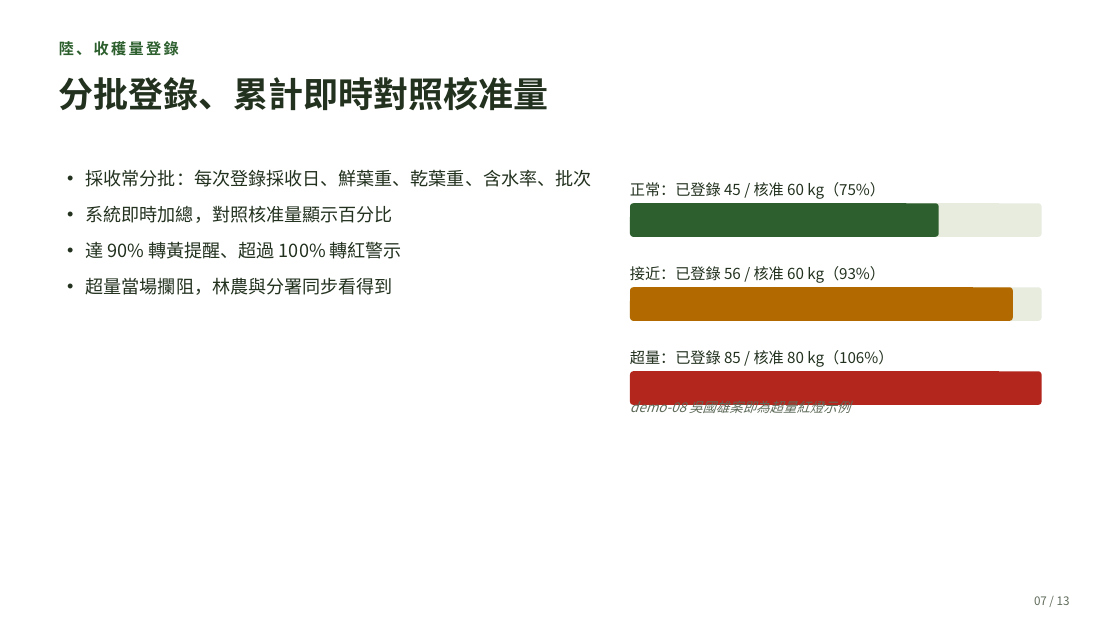
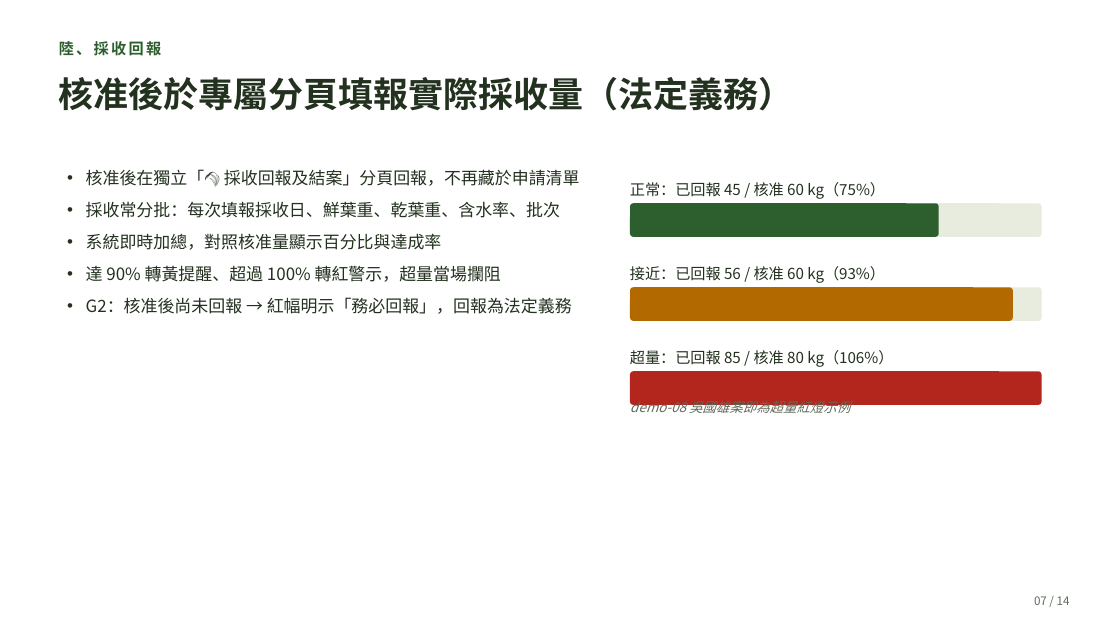
Before and after one commit to cct7366488-collab/2026-forestry-rs, a slide deck: slide 7 of reports/2026-05-mid-demo/05-土肉桂採收許可-520說明會簡報.pptx. Drawn at 1120x630 pixels with LibreOffice and Linux fonts; fonts in the diff are those of the drawing. Boxes give left, top, right and bottom in pixels: in the first picture for what was removed or moved away, otherwise in the second. Text is boxed around its words. In the diff, an @@ line names an element or a change of style, - is before the commit and + after.

Commit message:
ForestMRV 5/20 說明會簡報＋demo腳本：全面對齊 v2.11.39 採收回報及結案
簡報 13→14 頁：新增「柒、採收回報及結案分頁」操作畫面頁；slide 3 狀態機改四階段（申請→審核→採收回報及結案→彙整）＋強制回報；slide 7 改「採收回報」獨立分頁＋G2 未回報明示；結案頁加 G1 client＋規則雙擋閘門；封面/Demo 現況版本對齊 v2.11.39；章節序與頁碼全連動 renumber（壹..拾貳 / 02..13 / 14）。
04-demo腳本.md 操作步驟全面校正到新四分頁 UI（採收回報及結案分頁填報/結案、G1 閘門示範、合作社 G3 並列）＋版本。
本機驗證：node --check OK、14 頁、章節序連貫、頁碼連貫、內容頁無 OOB、無 placeholder、必含項全 OK。

```diff
--- a/reports/2026-05-mid-demo/05-土肉桂採收許可-520說明會簡報.pptx
+++ b/reports/2026-05-mid-demo/05-土肉桂採收許可-520說明會簡報.pptx
@@ text at <box>59,41,161,56</box>: text changed @@
-陸、收穫量登錄
+陸、採收回報
@@ text at <box>59,77,794,111</box>: text changed @@
-分批登錄、累計即時對照核准量
+核准後於專屬分頁填報實際採收量（法定義務）
@@ text at <box>86,169,580,314</box>: text changed; size 15.5 to 14.5 pt @@
-• 採收常分批：每次登錄採收日、鮮葉重、乾葉重、含水率、批次
-• 系統即時加總，對照核准量顯示百分比
-• 達 90% 轉黃提醒、超過 100% 轉紅警示
-• 超量當場攔阻，林農與分署同步看得到
+• 核准後在獨立「🌾 採收回報及結案」分頁回報，不再藏於申請清單
+• 採收常分批：每次填報採收日、鮮葉重、乾葉重、含水率、批次
+• 系統即時加總，對照核准量顯示百分比與達成率
+• 達 90% 轉黃提醒、超過 100% 轉紅警示，超量當場攔阻
+• G2：核准後尚未回報 → 紅幅明示「務必回報」，回報為法定義務
@@ text at <box>630,182,885,199</box>: text changed @@
-正常：已登錄 45 / 核准 60 kg（75%）
+正常：已回報 45 / 核准 60 kg（75%）
@@ text at <box>630,266,885,283</box>: text changed @@
-接近：已登錄 56 / 核准 60 kg（93%）
+接近：已回報 56 / 核准 60 kg（93%）
@@ text at <box>630,350,893,367</box>: text changed @@
-超量：已登錄 85 / 核准 80 kg（106%）
+超量：已回報 85 / 核准 80 kg（106%）
@@ text at <box>1034,596,1070,605</box>: text changed @@
-07 / 13
+07 / 14
```
Also in this commit, not shown: 11 other slides changed, 1 slide added, 2 other files.
